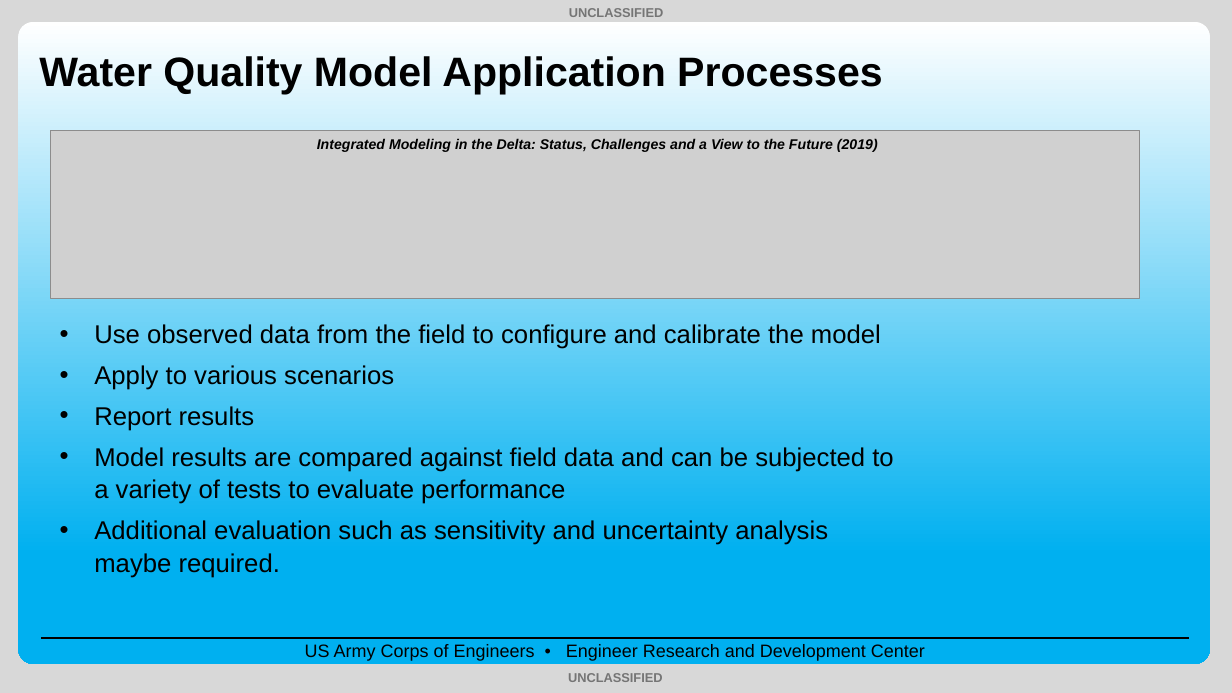
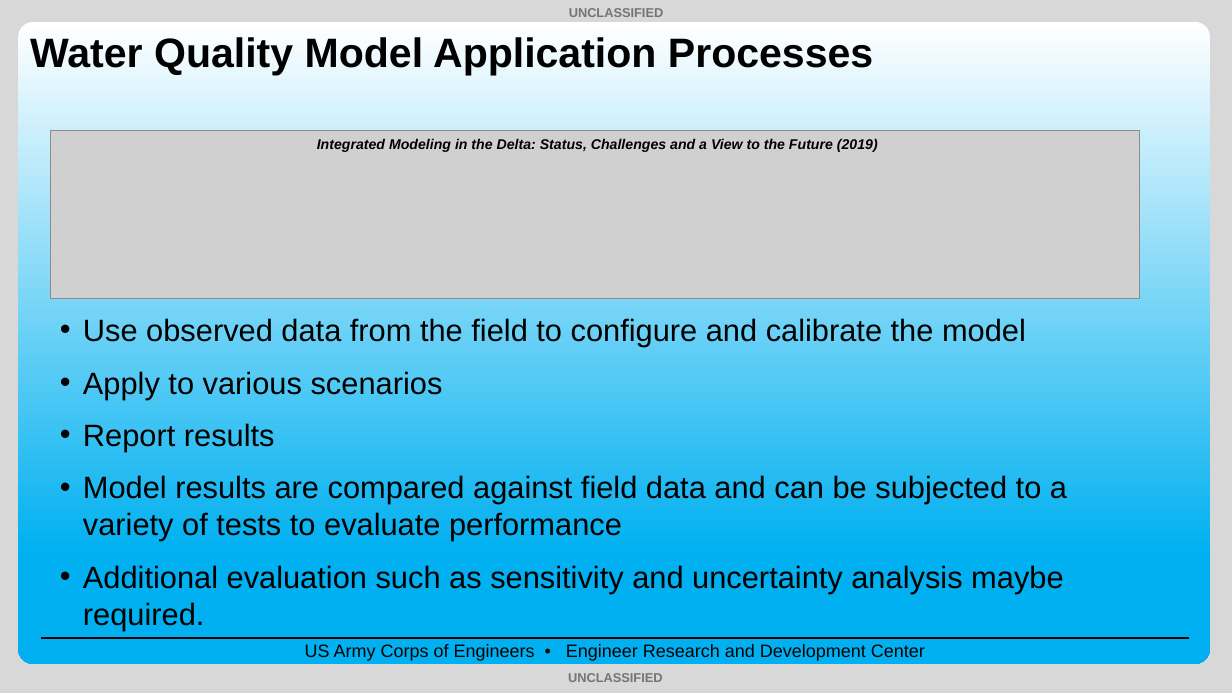
Before and after one commit to EcohydrologyTeam/CE-QUAL-W2-Workshop-2025, a slide deck: slide 2 of Lectures/2.08_Lecture_Calibration_and_Validation_Sep2025_TS.pptx. Drawn at 1232x693 pixels with LibreOffice and Linux fonts; fonts in the diff are those of the drawing; grey boxes stand for pictures; background and template pictures are left out. Boxes give left, top, right and bottom in pixels: in the first picture for what was removed or moved away, otherwise in the second. Text is boxed around its words. In the diff, an @@ line names an element or a change of style, - is before the commit and + after.

```diff
--- a/Lectures/2.08_Lecture_Calibration_and_Validation_Sep2025_TS.pptx
+++ b/Lectures/2.08_Lecture_Calibration_and_Validation_Sep2025_TS.pptx
@@ title "Water Quality Model Application Processes": place and size @@
-title "Water Quality Model Application Processes" at [39, 56, 882, 94]
+title "Water Quality Model Application Processes" at [30, 37, 873, 75]
@@ text "Use observed data from the ..." at [83, 318, 1067, 630]: size 20 to 24 pt; indent changed; line spacing 1.07 to 1; more space between paragraphs @@
```
Also in this commit, not shown: 22 other slides changed, 8 other files.
